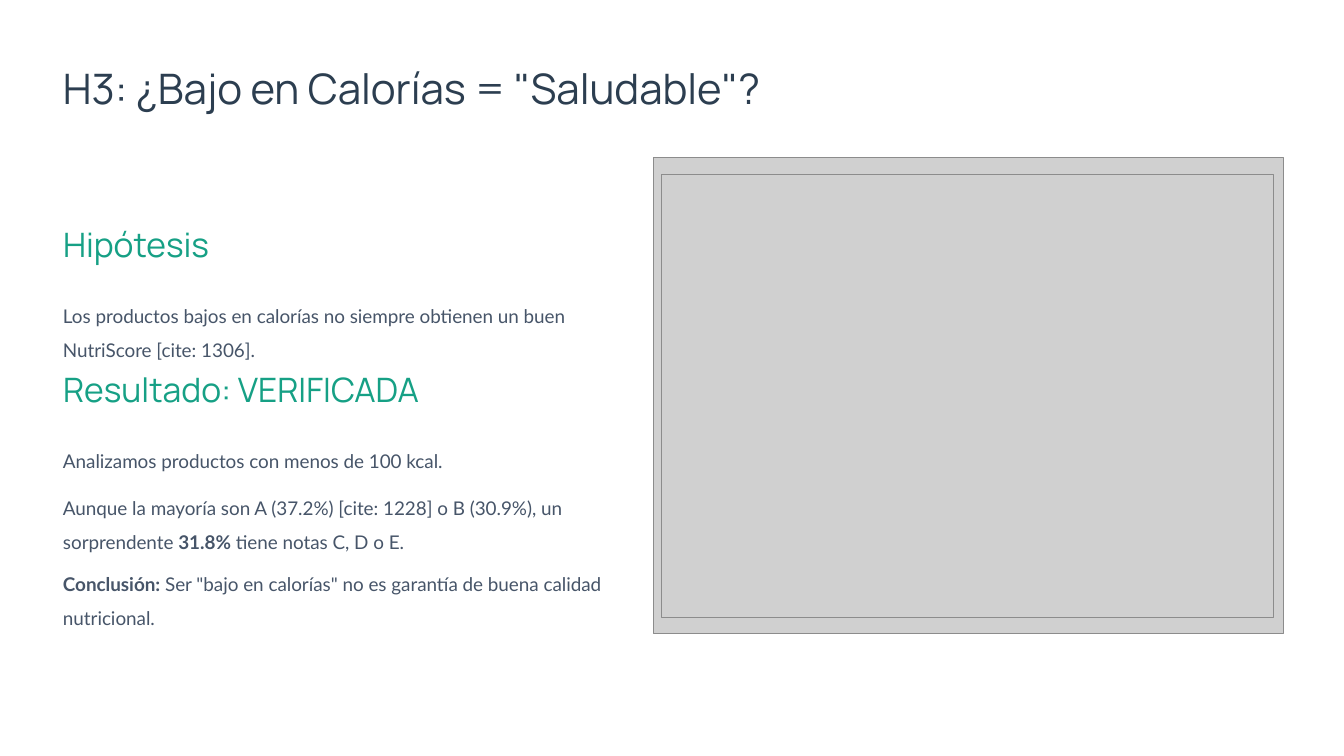
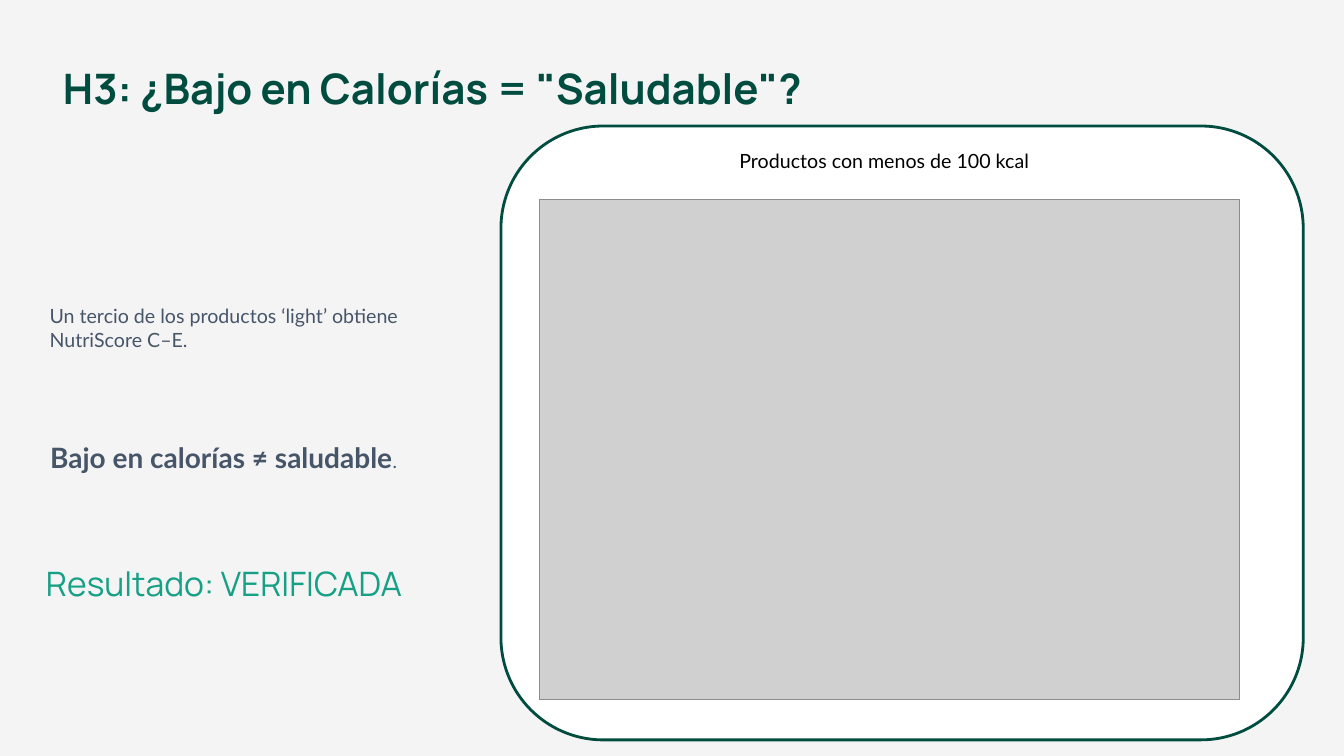
Before and after one commit to SergioMartinezRico/EDA_Nutriscore_NOVA, a slide deck: slide 12 of Análisis NutriScore vs NOVA.pptx (slide 11 before the commit). Drawn at 1344x756 pixels with LibreOffice and Linux fonts; fonts in the diff are those of the drawing; grey boxes stand for pictures. Boxes give left, top, right and bottom in pixels: in the first picture for what was removed or moved away, otherwise in the second. Text is boxed around its words. In the diff, an @@ line names an element or a change of style, - is before the commit and + after.

```diff
--- a/Análisis NutriScore vs NOVA.pptx
+++ b/Análisis NutriScore vs NOVA.pptx
@@ background #FFFFFF to #F4F4F4 @@
@@ text "H3: ¿Bajo en Calorías = ..." at box(63, 70, 801, 114): text colour #2C3E50 to #004D40, bold on @@
@@ rounded rectangle added at box(501, 126, 1304, 740), fill #FFFFFF, outline #004D40 2 pt @@
@@ picture removed at box(653, 158, 1284, 634) @@
@@ text at box(739, 153, 1029, 168): text changed; size 13.5 to 14 pt; text colour #475569 to #000000 @@
-Analizamos productos con menos de 100 kcal.
+Productos con menos de 100 kcal
@@ picture: place and size @@
-picture at box(662, 174, 1274, 618)
+picture at box(539, 200, 1240, 699)
@@ text removed at box(63, 230, 209, 265) @@
-Hipótesis
@@ text added at box(50, 308, 398, 347), 14 pt, text #475569 @@
+Un tercio de los productos ‘light’ obtiene NutriScore C–E.
@@ text removed at box(63, 309, 565, 360) @@
-Los productos bajos en calorías no siempre obtienen un buen NutriScore [cite: 1306].
@@ text added at box(50, 447, 392, 473), 20 pt, text #475569, bold @@
+Bajo en calorías ≠ saludable.
@@ text removed at box(63, 500, 562, 553) @@
-Aunque la mayoría son A (37.2%) [cite: 1228] o B (30.9%), un sorprendente 31.8% tiene notas C, D o E.
@@ text "Resultado: VERIFICADA": place and size @@
-text "Resultado: VERIFICADA" at box(63, 377, 419, 403)
+text "Resultado: VERIFICADA" at box(46, 571, 402, 597)
@@ text removed at box(63, 577, 602, 625) @@
-Conclusión: Ser "bajo en calorías" no es garantía de buena calidad nutricional.
```
Also in this commit, not shown: 14 other slides changed, 3 slides added, 3 slides removed.
